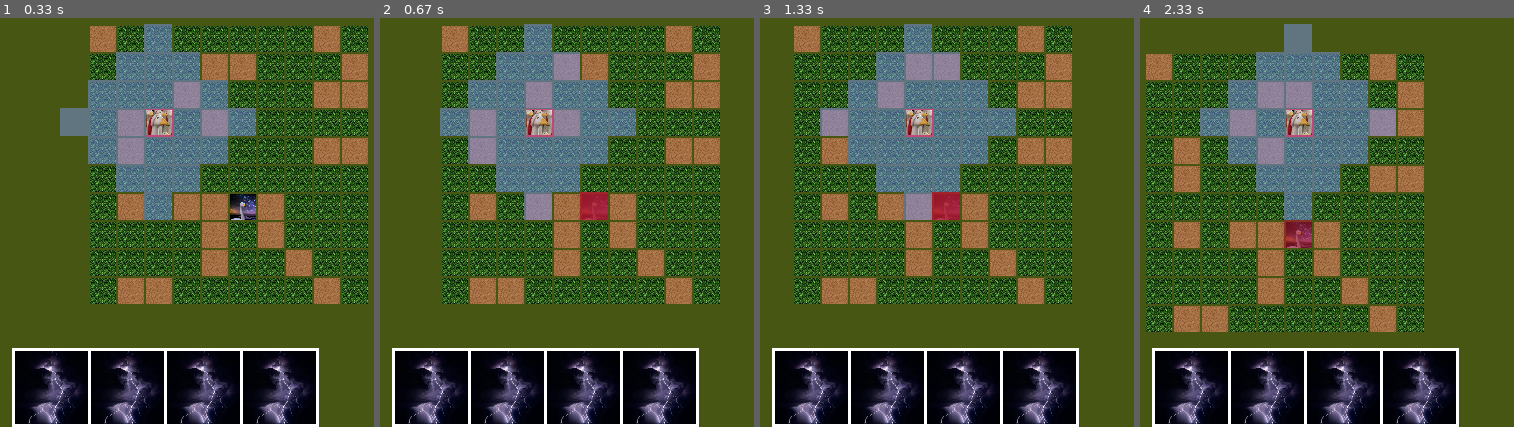
Above: before the commit, frames 1-4 (left to right).
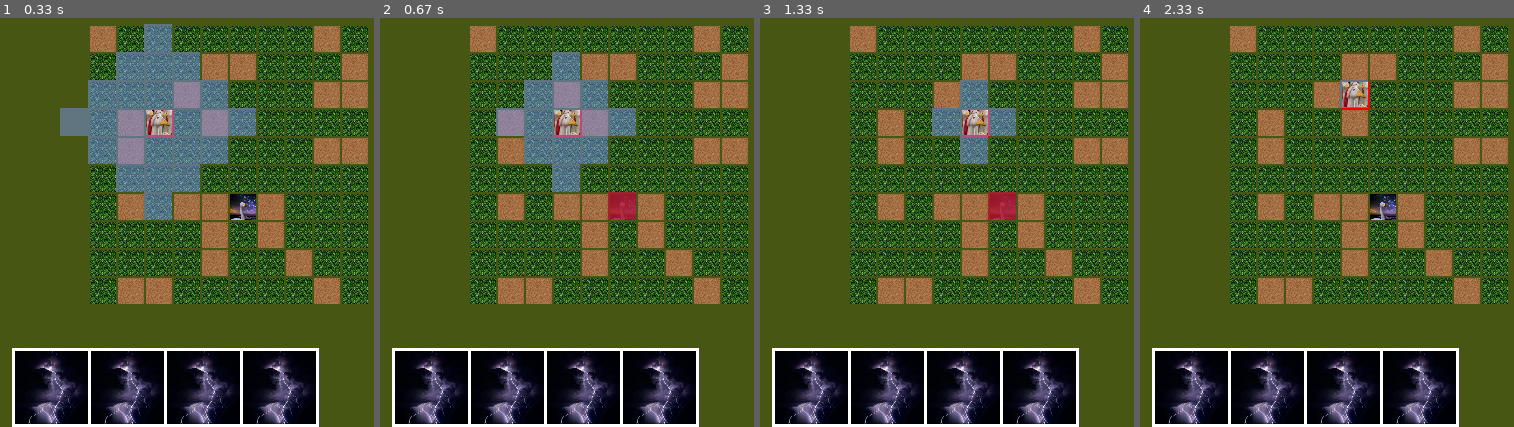
Above: after the commit, the same moments.

Repository: Qolorerr/PyGameLocalRPG
Game: pygame game, started from src/main.py
Same seed, same stepped clock (60 frames per second), same inputs: the game is played once before the commit and once after it.
Inputs (mouse positions are in pixels of both pictures, inside the frame that each line leads up to):
- Up to frame 1 (0.33 s): no input
- Up to frame 2 (0.67 s): hold Q from 0.33 s (still down); hold D from 0.33 s (still down)
- Up to frame 3 (1.33 s): release Q at 0.8 s; release D at 0.8 s; hold D 0.83-1.3 s
- Up to frame 4 (2.33 s): hold W 1.33-1.63 s; click (1304, 165) at 1.72 s; hold Q from 2 s (still down); hold D from 2 s (still down); move the mouse to (outside the picture) at 2.03 s

Frame 1 is identical in both runs. In frame 2, 28% of the frame differs, in the area x 16-99%, y 1-70%; in frame 3, 37%; in frame 4, 51%, in the area x 1-99%, y 1-77%.

Commit message:
hero control fixed and add step count

Diff:
--- a/src/hero.py
+++ b/src/hero.py
@@ -17,33 +17,50 @@
         self.mainHero = mainHero
         self.ablities = dict()
         self.attack_mode = False
+        self.steps = move_distance
+
+    def do_step(self):
+        if self.steps == 0:
+            return False
+        self.steps -= 1
+        return True
+
+    def attack(self, other_essence, type_of_attack=3):
+        if self.steps > 0:
+            super().attack(other_essence, type_of_attack)
+            self.do_step()
+
+    def move(self, new_location, map):
+        if self.steps > 0:
+            super().move(new_location, map)
+            self.do_step()
 
     def get_event(self, keydown_unicode, gameMap, screen):
-        if keydown_unicode == 'w':
+        if keydown_unicode in ['w', 'ц']:
             new_location = (self.location[0], self.location[1] - 1)
             if self.move(new_location, gameMap):
                 camera.append(camera[1] + (gameMap.cell_size))
                 del(camera[1])
-        elif keydown_unicode == 's':
+        elif keydown_unicode in ['s', 'ы']:
             new_location = (self.location[0], self.location[1] + 1)
             if self.move(new_location, gameMap):
                 camera.append(camera[1] - (gameMap.cell_size))
                 del (camera[1])
-        elif keydown_unicode == 'a':
+        elif keydown_unicode in ['a', 'ф']:
             new_location = (self.location[0] - 1, self.location[1])
             if self.move(new_location, gameMap):
                 camera.append(camera[0] + (gameMap.cell_size))
                 camera.append(camera[1])
                 del(camera[0])
                 del(camera[0])
-        elif keydown_unicode == 'd':
+        elif keydown_unicode in ['d', 'в']:
             new_location = (self.location[0] + 1, self.location[1])
             if self.move(new_location, gameMap):
                 camera.append(camera[0] - (gameMap.cell_size))
                 camera.append(camera[1])
                 del (camera[0])
                 del (camera[0])
-        elif keydown_unicode == 'q':
+        elif keydown_unicode in ['q', 'й']:
             self.attack_mode = not self.attack_mode
 
     def render_move_zone(self, screen, map):
@@ -51,9 +68,9 @@
         y = map.top + self.location[1] * map.cell_size
         if self.mainHero:
             pygame.draw.rect(screen, pygame.Color("red"), (x + camera[0], y + camera[1], map.cell_size, map.cell_size), 2)
-            for i in range(-self.move_distance, self.move_distance + 1):
-                for j in range(-self.move_distance, self.move_distance + 1):
-                    if abs(i) + abs(j) > self.move_distance:
+            for i in range(-self.steps, self.steps + 1):
+                for j in range(-self.steps, self.steps + 1):
+                    if abs(i) + abs(j) > self.steps:
                         continue
                     x = map.left + (self.location[0] + i) * map.cell_size - map.indent
                     y = map.top + (self.location[1] + j) * map.cell_size - map.indent
@@ -72,4 +89,5 @@
     def render(self, screen, map):
         self.render_move_zone(screen, map)
         super().render(screen, map)
-        self.render_can_attack(screen, map)
+        if self.steps > 0:
+            self.render_can_attack(screen, map)
